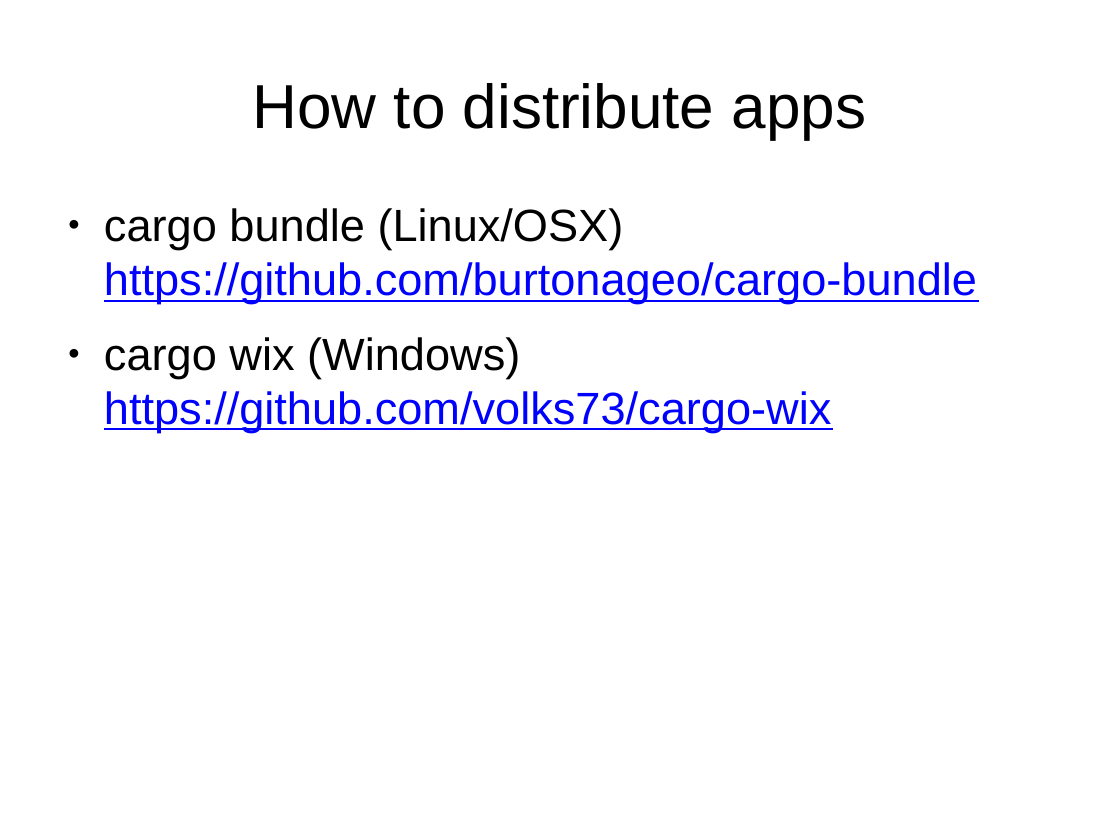
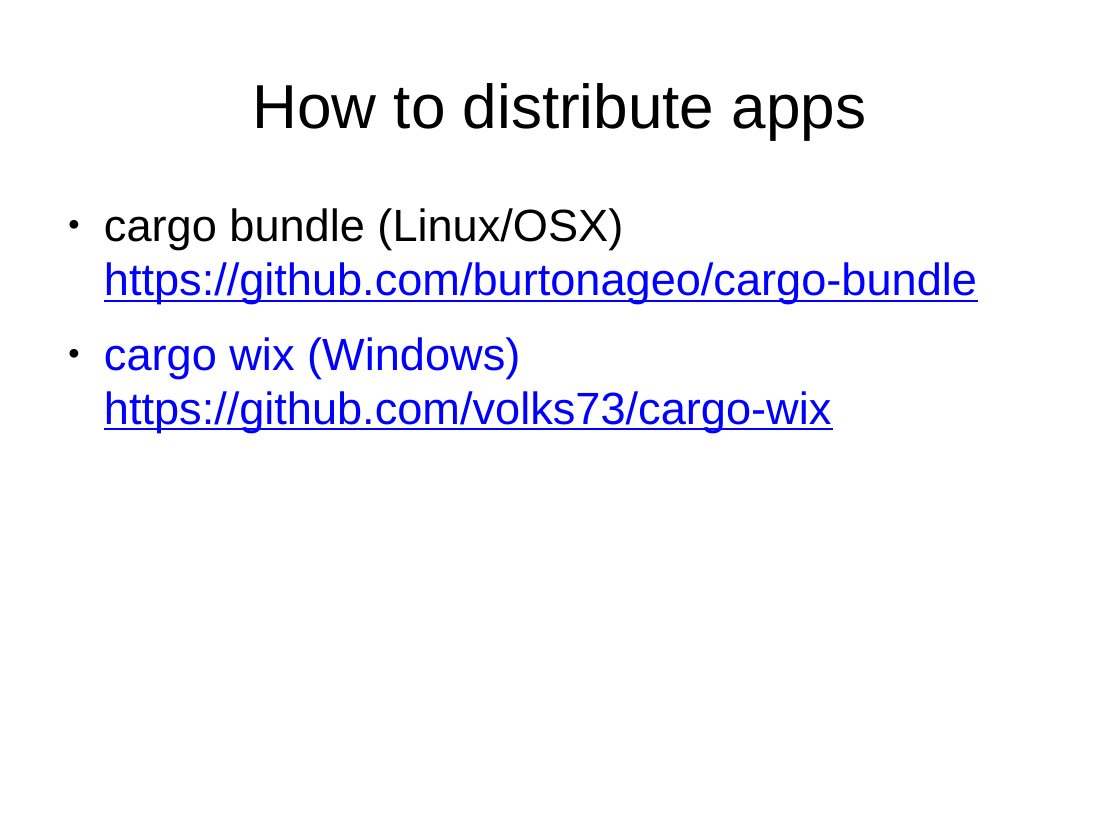
Before and after one commit to divi255/qtx, a slide deck: slide 7 of pres.pptx (slide 8 before the commit). Drawn at 1120x840 pixels with LibreOffice and Linux fonts; fonts in the diff are those of the drawing; background and template pictures are left out. Boxes give left, top, right and bottom in pixels: in the first picture for what was removed or moved away, otherwise in the second. Text is boxed around its words. In the diff, an @@ line names an element or a change of style, - is before the commit and + after.

```diff
--- a/pres.pptx
+++ b/pres.pptx
@@ text at bbox=[104, 337, 831, 432]: text colour #000000 to #0000FF in "cargo wix (Windows)" @@
```
Also in this commit, not shown: 4 other slides changed, 1 slide removed.
